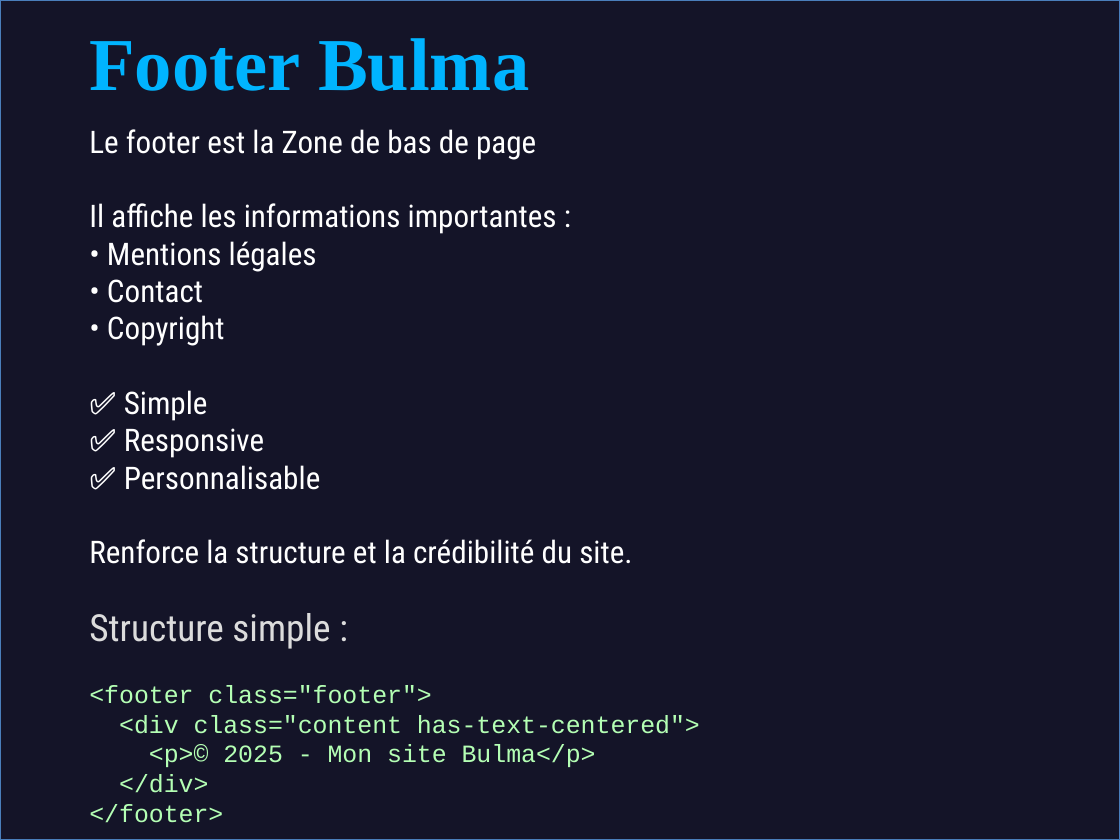
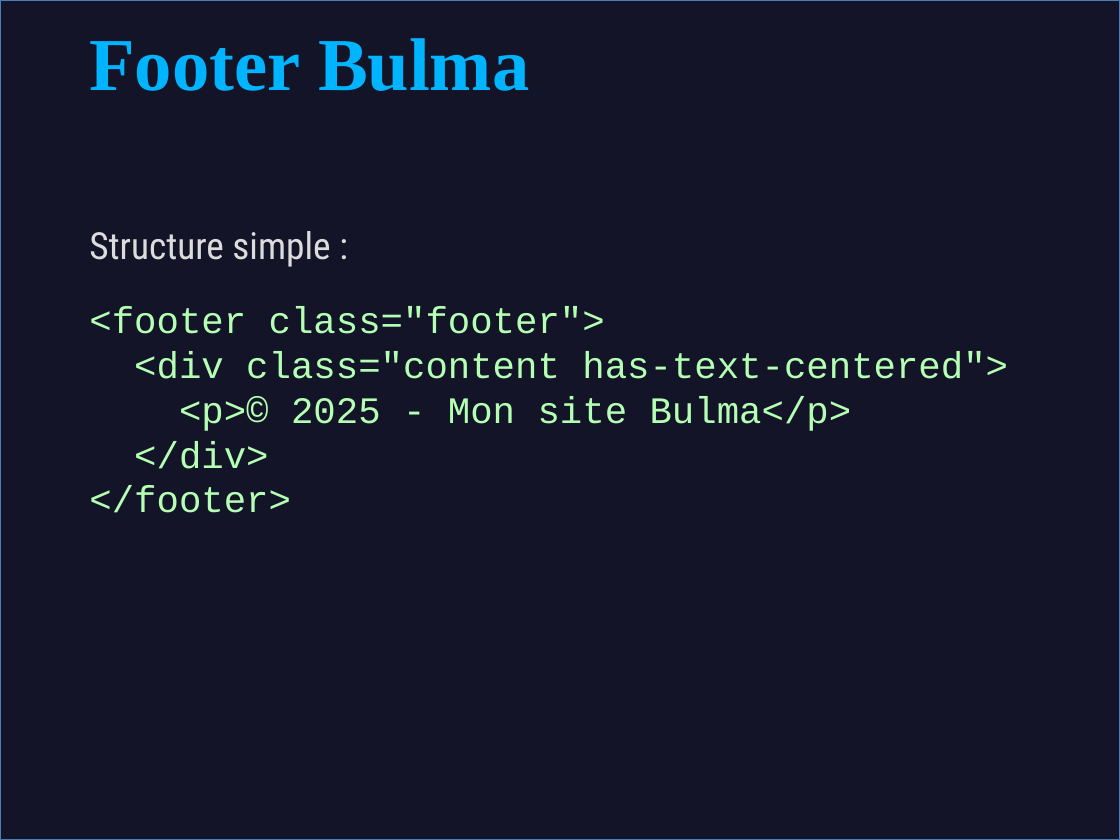
Before and after one commit to Mirado14112003/bulma, a slide deck: slide 9 of Bulma_Exposée.pptx. Drawn at 1120x840 pixels with LibreOffice and Linux fonts; fonts in the diff are those of the drawing. Boxes give left, top, right and bottom in pixels: in the first picture for what was removed or moved away, otherwise in the second. Text is boxed around its words. In the diff, an @@ line names an element or a change of style, - is before the commit and + after.

```diff
--- a/Bulma_Exposée.pptx
+++ b/Bulma_Exposée.pptx
@@ text at (89, 129, 632, 564): paragraphs removed @@
-Le footer est la Zone de bas de page
-Il affiche les informations importantes :
-• Mentions légales
-• Contact
-• Copyright
-✅ Simple
-✅ Responsive
-✅ Personnalisable
-Renforce la structure et la crédibilité du site.
@@ text "Structure simple :": place and size @@
-text "Structure simple :" at (89, 129, 700, 823)
+text "Structure simple :" at (89, 231, 1008, 513)
@@ text at (89, 307, 1008, 513): size 16 to 24 pt in "<footer class="footer">", "<div class="content has-text-centered">", "<p>© 2025 - Mon site Bulma</p>", "</div>" and 1 more places @@
```
Also in this commit, not shown: 2 other slides changed, 1 other file.
